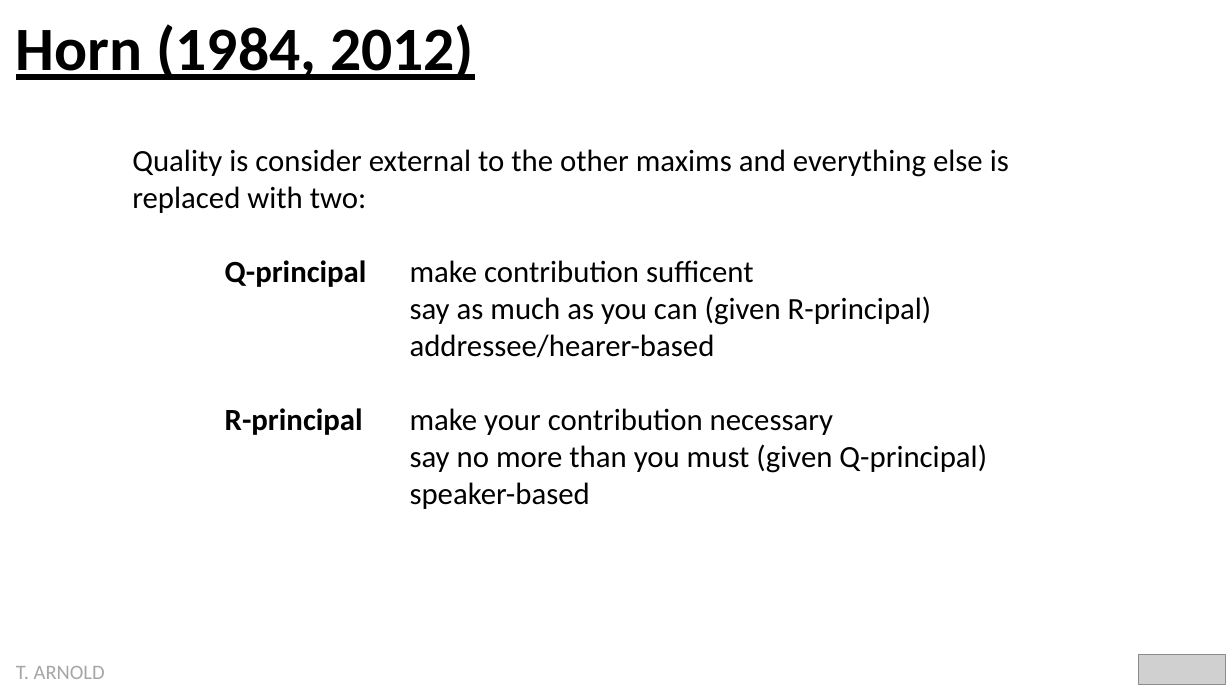
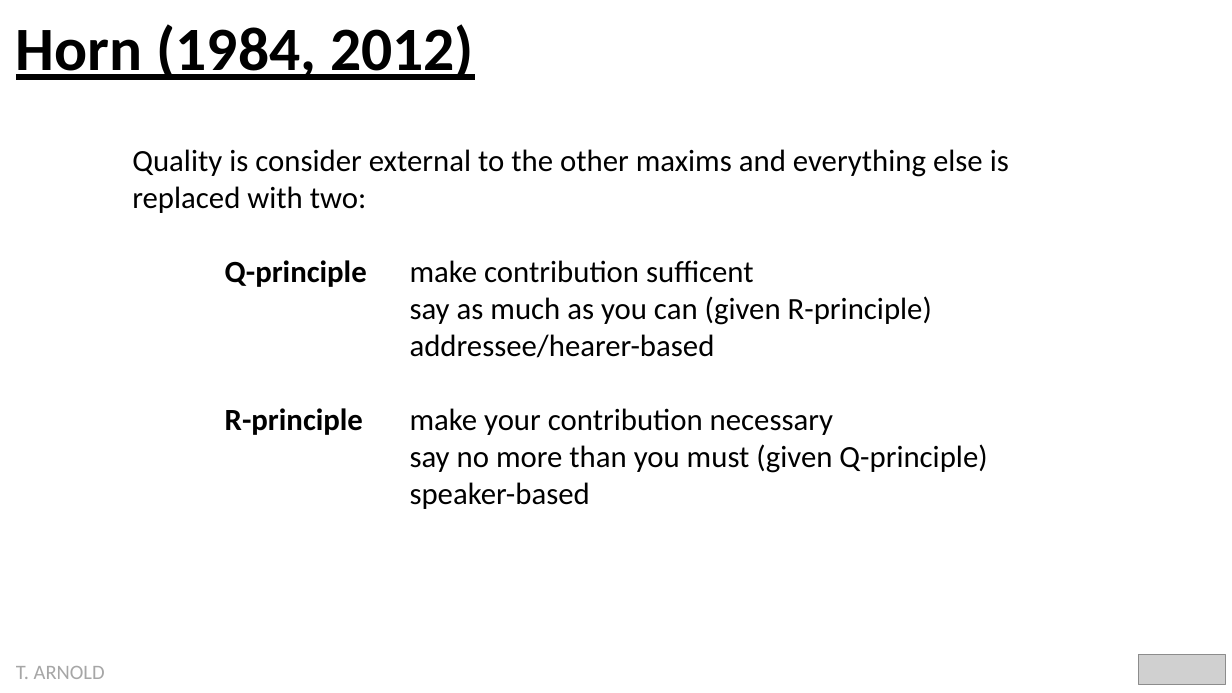
Before and after one commit to statsmaths/ling297-f22, a slide deck: slide 5 of extra/implicature.pptx. Drawn at 1232x693 pixels with LibreOffice and Linux fonts; fonts in the diff are those of the drawing; grey boxes stand for pictures. Boxes give left, top, right and bottom in pixels: in the first picture for what was removed or moved away, otherwise in the second. Text is boxed around its words. In the diff, an @@ line names an element or a change of style, - is before the commit and + after.

```diff
--- a/extra/implicature.pptx
+++ b/extra/implicature.pptx
@@ text at [225,260,932,325]: text changed @@
-Q-principal make contribution sufficent
-say as much as you can (given R-principal)
+Q-principle make contribution sufficent
+say as much as you can (given R-principle)
@@ text at [225,408,987,473]: text changed @@
-R-principal make your contribution necessary
-say no more than you must (given Q-principal)
+R-principle make your contribution necessary
+say no more than you must (given Q-principle)
```
Also in this commit, not shown: 4 other slides changed, 1 other file.
